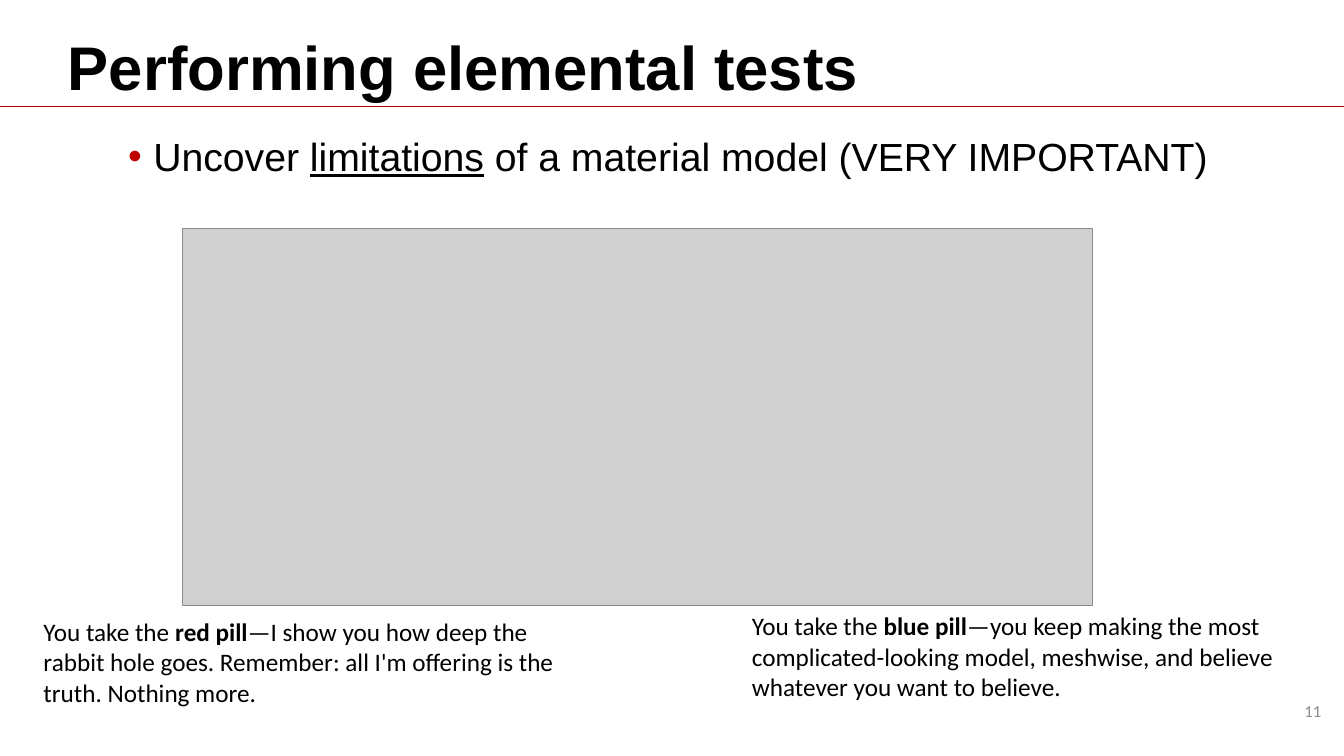
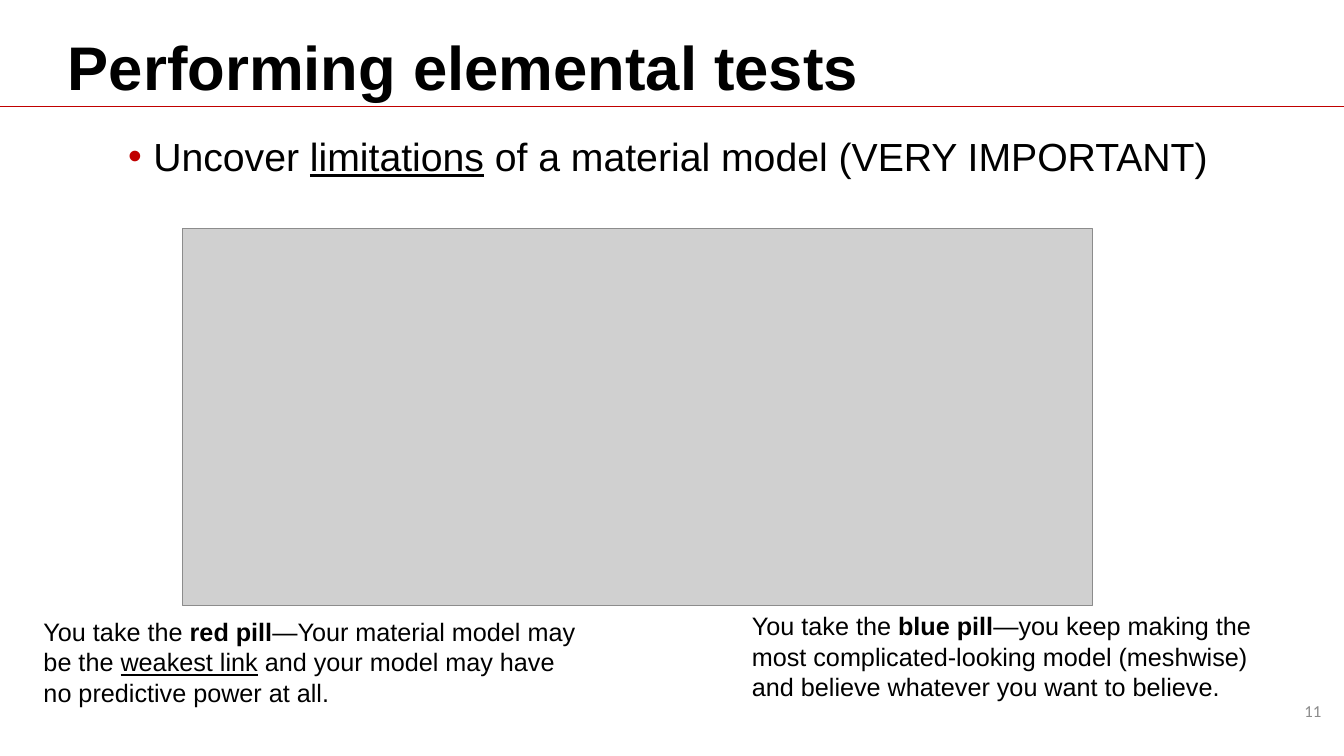
Before and after one commit to Batmanabcdefg/AbaqusTraining, a slide deck: slide 11 of Training.pptx. Drawn at 1344x756 pixels with LibreOffice and Linux fonts; fonts in the diff are those of the drawing; grey boxes stand for pictures; background and template pictures are left out. Boxes give left, top, right and bottom in pixels: in the first picture for what was removed or moved away, otherwise in the second. Text is boxed around its words. In the diff, an @@ line names an element or a change of style, - is before the commit and + after.

```diff
--- a/Training.pptx
+++ b/Training.pptx
@@ text at (43,622,576,707): text changed; font Calibri to Arial @@
-You take the red pill—I show you how deep the rabbit hole goes. Remember: all I'm offering is the truth. Nothing more.
+You take the red pill—Your material model may be the weakest link and your model may have no predictive power at all.
@@ text at (752,616,1251,702): text changed; font Calibri to Arial @@
-You take the blue pill—you keep making the most complicated-looking model, meshwise, and believe whatever you want to believe.
+You take the blue pill—you keep making the most complicated-looking model (meshwise) and believe whatever you want to believe.
```
Also in this commit, not shown: 2 other slides changed, 1 slide added.
